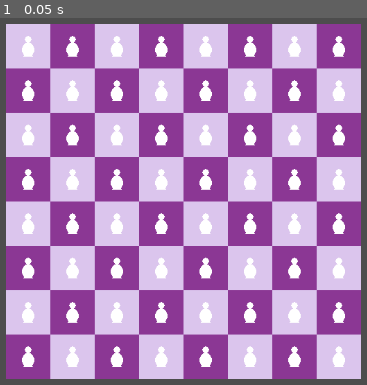
Above: before the commit, frame 1.
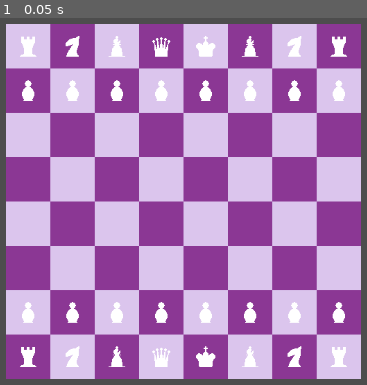
Above: after the commit, the same moment.

Repository: MDJolley/Godot-Chess
Game: Godot game, scene res://board/scenes/board.tscn
The game is run twice, just before and just after one commit, with the same random seed, the same clock (stepped at 60 frames per second) and the same inputs.
Inputs:
- Up to frame 1 (0.05 s): no input

The runs differ from the first frame. In frame 1, 5.7% of the frame differs, in the area x 5-95%, y 4-96%.

Commit message:
Board sets itself.

Diff:
--- a/board/scripts/board.gd
+++ b/board/scripts/board.gd
@@ -1,11 +1,17 @@
 extends GridContainer
 class_name Board
+
+signal boardStateChanged
 
 const tilePath = preload("res://board/scenes/tile.tscn")
 var boardState = {}
 
+
 func _ready():
+	Global.board = self
 	drawBoard()
+	setupBoard()
+	print(Global.gameState)
 
 func drawBoard():
 	for rank in 8:
@@ -15,23 +21,46 @@
 			tile.location = tileLocation
 			tile.board = self
 
-
 			self.add_child(tile)
 			boardState[tileLocation] = tile
 
-			var piece = Global.initiatePiece(Piece.Type.PAWN, Global.Player.LIGHT)
-			setPiece(piece, tileLocation)
-
 #Initiate new pieces and place them in their starting locations
 func setupBoard():
+	#Pawns setup
+	for file in 8:
+		var pawn = Global.initiatePiece(Piece.Type.PAWN, Global.Player.DARK)
+		setPiece(pawn, Vector2(file, 1))
+		pawn = Global.initiatePiece(Piece.Type.PAWN, Global.Player.LIGHT)
+		setPiece(pawn, Vector2(file, 6))
+	#Rooks setup
+	for file in 2:
+		var rook = Global.initiatePiece(Piece.Type.ROOK, Global.Player.DARK)
+		setPiece(rook, Vector2(file * 7, 0))
+		rook = Global.initiatePiece(Piece.Type.ROOK, Global.Player.LIGHT)
+		setPiece(rook, Vector2(file * 7, 7))
+	#Knights setup
+	setPiece(Global.initiatePiece(Piece.Type.KNIGHT, Global.Player.DARK), Vector2(1, 0))
+	setPiece(Global.initiatePiece(Piece.Type.KNIGHT, Global.Player.DARK), Vector2(6, 0))
+	setPiece(Global.initiatePiece(Piece.Type.KNIGHT, Global.Player.LIGHT), Vector2(1, 7))
+	setPiece(Global.initiatePiece(Piece.Type.KNIGHT, Global.Player.LIGHT), Vector2(6, 7))
+	#Bishops setup
+	setPiece(Global.initiatePiece(Piece.Type.BISHOP, Global.Player.DARK), Vector2(2, 0))
+	setPiece(Global.initiatePiece(Piece.Type.BISHOP, Global.Player.DARK), Vector2(5, 0))
+	setPiece(Global.initiatePiece(Piece.Type.BISHOP, Global.Player.LIGHT), Vector2(2, 7))
+	setPiece(Global.initiatePiece(Piece.Type.BISHOP, Global.Player.LIGHT), Vector2(5, 7))
+	#Kings setup
+	setPiece(Global.initiatePiece(Piece.Type.KING, Global.Player.DARK), Vector2(4, 0))
+	setPiece(Global.initiatePiece(Piece.Type.KING, Global.Player.LIGHT), Vector2(4, 7))
+	#Queens setup
+	setPiece(Global.initiatePiece(Piece.Type.QUEEN, Global.Player.DARK), Vector2(3, 0))
+	setPiece(Global.initiatePiece(Piece.Type.QUEEN, Global.Player.LIGHT), Vector2(3, 7))
 
-	pass
 
 #Used only for setting up board.  Once piece already is placed, use movePiece.
 func setPiece(piece, loc):
 	var tile = boardState[loc]
 	tile.piece = piece
-
+	emit_signal("boardStateChanged", boardState)
 
 func movePiece(startingLoc, endingLoc) -> bool:
 	var startTile = boardState[startingLoc]
@@ -42,6 +71,7 @@
 	#We need to decouple the piece from its original parent
 	startTile.remove_child(piece)
 	endTile.piece = piece
+	emit_signal("boardStateChanged", boardState)
 	#For now we just return true if we didn't catch an issue early on.
 	return true
 
@@ -50,3 +80,4 @@
 func removePiece(loc):
 	var tile = boardState[loc]
 	tile.piece = null
+	emit_signal("boardStateChanged", boardState)
--- a/managers/global.gd
+++ b/managers/global.gd
@@ -1,15 +1,46 @@
 extends Node
 
 var pawnPath = preload("res://pieces/repo/pawn.tscn")
+var rookPath = preload("res://pieces/repo/rook.tscn")
+var knightPath = preload("res://pieces/repo/knight.tscn")
+var bishopPath = preload("res://pieces/repo/bishop.tscn")
+var kingPath = preload("res://pieces/repo/king.tscn")
+var queenPath = preload("res://pieces/repo/queen.tscn")
 
 enum Player {DARK, LIGHT}
+enum Sequence {IDLE, MOVING}
 var darkColor : Color = Color.DARK_SLATE_BLUE
 var lightColor : Color = Color.LIGHT_SKY_BLUE
+var currentPlayer = Player.LIGHT
+var sequence = Sequence.IDLE
+var gameState = {}
+var board : Board:
+	set(b):
+		board = b
+		board.boardStateChanged.connect(updateGameState.bind())
+var validMoves : Array
+
+
+func _ready():
+	pass
 
 func initiatePiece(type, player) -> Piece:
 	var piece : Piece
 	match type:
 		Piece.Type.PAWN:
 			piece = pawnPath.instantiate()
+		Piece.Type.ROOK:
+			piece = rookPath.instantiate()
+		Piece.Type.KNIGHT:
+			piece = knightPath.instantiate()
+		Piece.Type.BISHOP:
+			piece = bishopPath.instantiate()
+		Piece.Type.KING:
+			piece = kingPath.instantiate()
+		Piece.Type.QUEEN:
+			piece = queenPath.instantiate()
 	piece.player = player
 	return piece
+
+func updateGameState(boardState):
+	gameState = boardState
--- a/pieces/model/piece.gd
+++ b/pieces/model/piece.gd
@@ -15,7 +15,7 @@
 @onready var sprite = $Sprite
 
 func applyColor():
-	print("Applying Color")
+	pass
 
 func _ready():
 	pass
